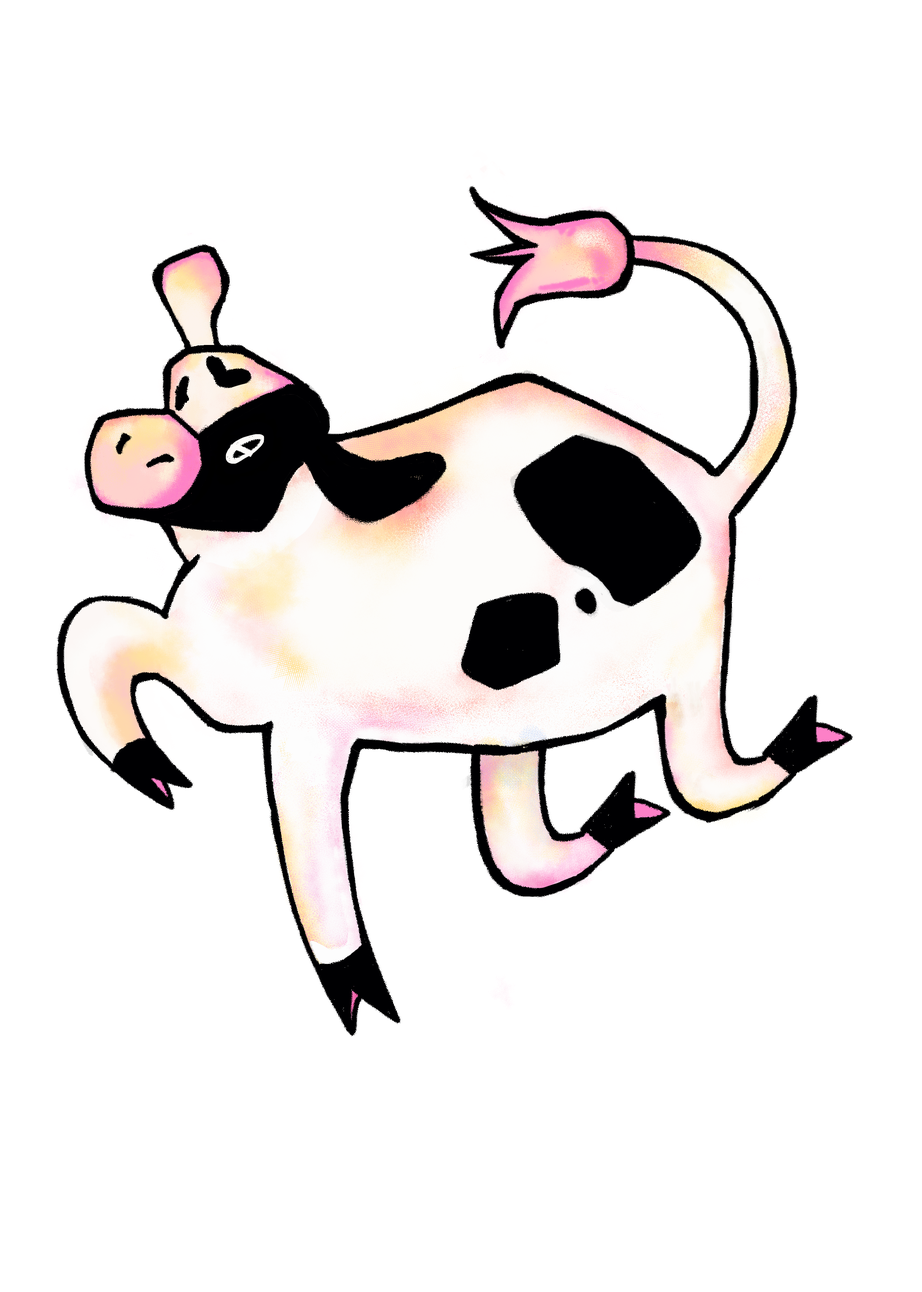
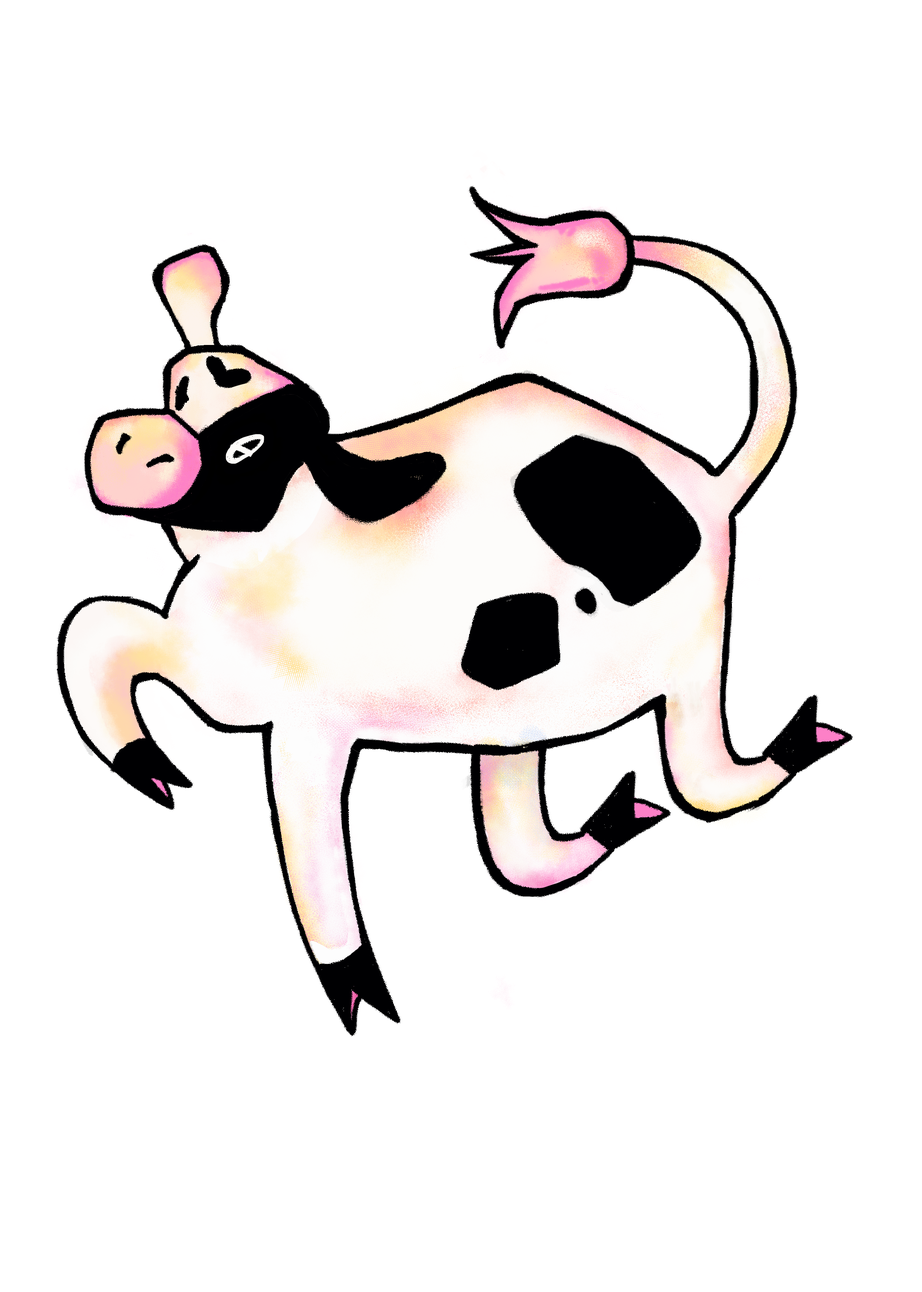
Layer changes from the first (922, 1292) image to the second:
painted on "vaca cuerpo" over [114, 477, 302, 528]
painted on "cabeza color" over [257, 477, 306, 563]
